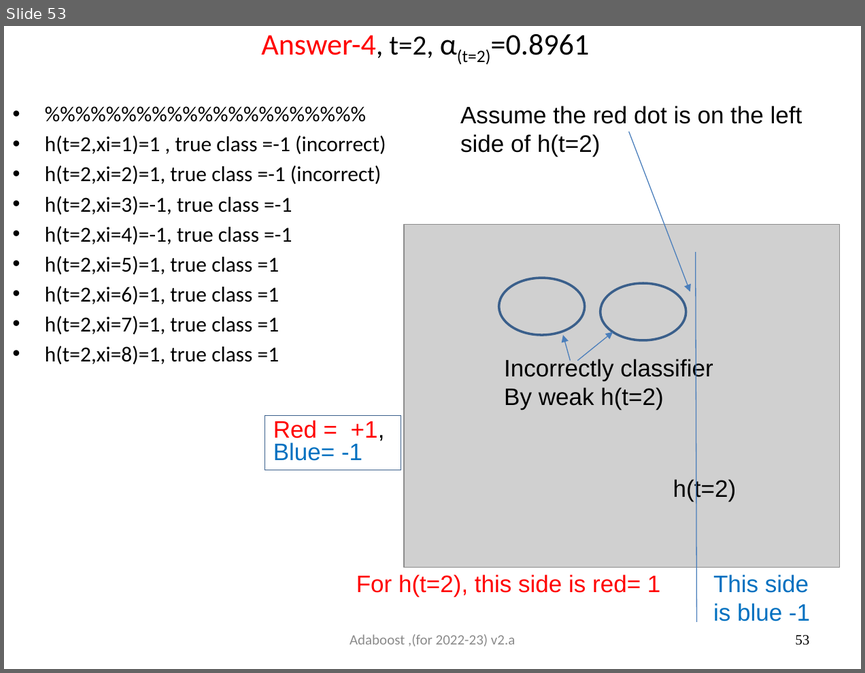
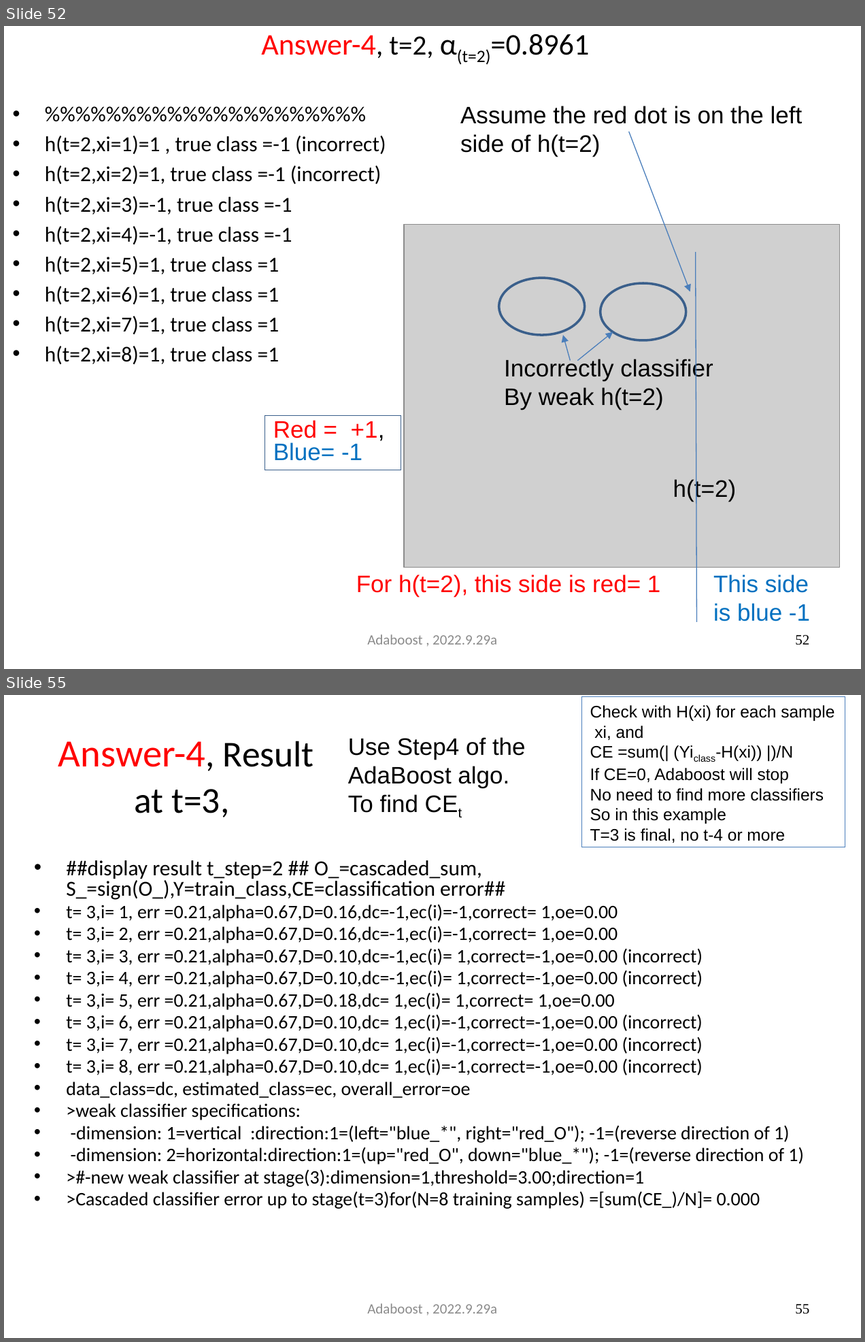
Before and after one commit to JoseHung/Speech-Recognition, a slide deck: slides/5707_06_adaboost.pptx. Shown one above the other, each under a label of ours: slide 53 before the commit, slides 52 and 55 after it; the slides between them are not shown. The pictures are 865x673 and 865x1342 pixels, drawn with LibreOffice and Linux fonts; fonts in the diff are those of the drawing; grey boxes stand for pictures. Boxes give left, top, right and bottom in pixels: in the first picture for what was removed or moved away, otherwise in the second. Text is boxed around its words. In the diff, an @@ line names an element or a change of style, - is before the commit and + after.

```diff
--- a/slides/5707_06_adaboost.pptx
+++ b/slides/5707_06_adaboost.pptx
@@ slide 55 added at [4,695,861,1338], background #FFFFFF @@
@@ rectangle added at [581,697,845,847], outline #4B7EBC 0.75 pt, 14 pt, text #000000 @@
+Check with H(xi) for each sample
+xi, and
+CE =sum(| (Yiclass-H(xi)) |)/N
+If CE=0, Adaboost will stop
+No need to find more classifiers
+So in this example
+T=3 is final, no t-4 or more
@@ title added at [58,741,314,817], 30.6 pt, text #000000 @@
+Answer-4, Result at t=3,
@@ text added at [348,737,526,813], 20 pt, text #000000 @@
+Use Step4 of the AdaBoost algo.
+To find CEt
@@ text added at [66,860,804,1208], 16 pt, text #000000 @@
+• ##display result t_step=2 ## O_=cascaded_sum, S_=sign(O_),Y=train_class,CE=classification error##
+• t= 3,i= 1, err =0.21,alpha=0.67,D=0.16,dc=-1,ec(i)=-1,correct= 1,oe=0.00
+• t= 3,i= 2, err =0.21,alpha=0.67,D=0.16,dc=-1,ec(i)=-1,correct= 1,oe=0.00
+• t= 3,i= 3, err =0.21,alpha=0.67,D=0.10,dc=-1,ec(i)= 1,correct=-1,oe=0.00 (incorrect)
+• t= 3,i= 4, err =0.21,alpha=0.67,D=0.10,dc=-1,ec(i)= 1,correct=-1,oe=0.00 (incorrect)
+• t= 3,i= 5, err =0.21,alpha=0.67,D=0.18,dc= 1,ec(i)= 1,correct= 1,oe=0.00
+• t= 3,i= 6, err =0.21,alpha=0.67,D=0.10,dc= 1,ec(i)=-1,correct=-1,oe=0.00 (incorrect)
+• t= 3,i= 7, err =0.21,alpha=0.67,D=0.10,dc= 1,ec(i)=-1,correct=-1,oe=0.00 (incorrect)
+• t= 3,i= 8, err =0.21,alpha=0.67,D=0.10,dc= 1,ec(i)=-1,correct=-1,oe=0.00 (incorrect)
+• data_class=dc, estimated_class=ec, overall_error=oe
+• >weak classifier specifications:
+• -dimension: 1=vertical :direction:1=(left="blue_*", right="red_O"); -1=(reverse direction of 1)
+• -dimension: 2=horizontal:direction:1=(up="red_O", down="blue_*"); -1=(reverse direction of 1)
+• >#-new weak classifier at stage(3):dimension=1,threshold=3.00;direction=1
+• >Cascaded classifier error up to stage(t=3)for(N=8 training samples) =[sum(CE_)/N]= 0.000
@@ text added at [367,1303,497,1313], 12 pt, text #8C8C8C @@
+Adaboost , 2022.9.29a
@@ page number added at [795,1304,809,1314], 12 pt, text #000000 @@
+55
@@ what was slide 53 is now slide 52 @@
@@ slide 52 changed as well @@
@@ text at [367,634,497,644]: text changed @@
-Adaboost ,(for 2022-23) v2.a
+Adaboost , 2022.9.29a
@@ page number at [795,635,809,645]: text changed @@
-53
+52
```
Also in this commit, not shown: 80 other slides changed, 8 other slides added, 2 slides removed, 1 other file.
